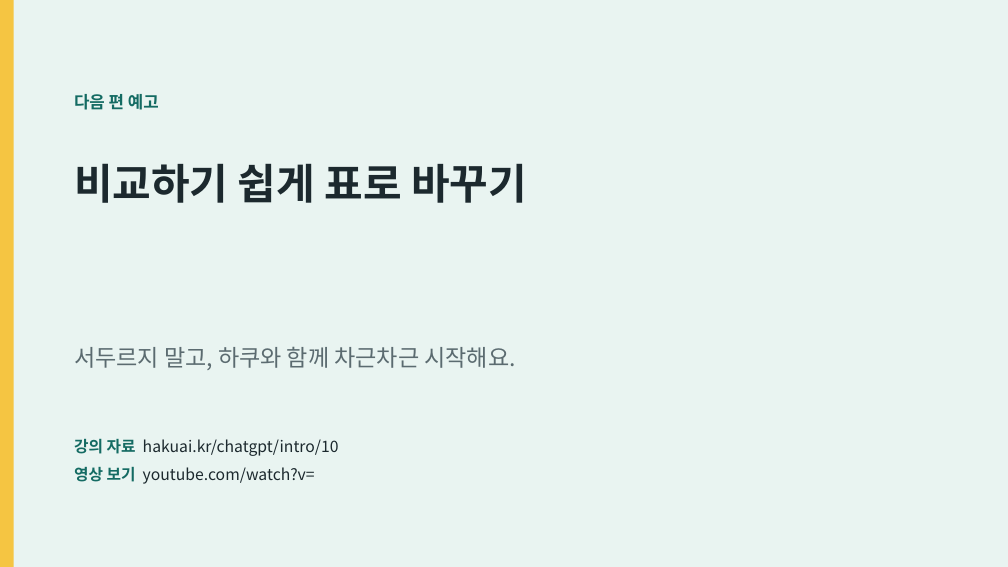
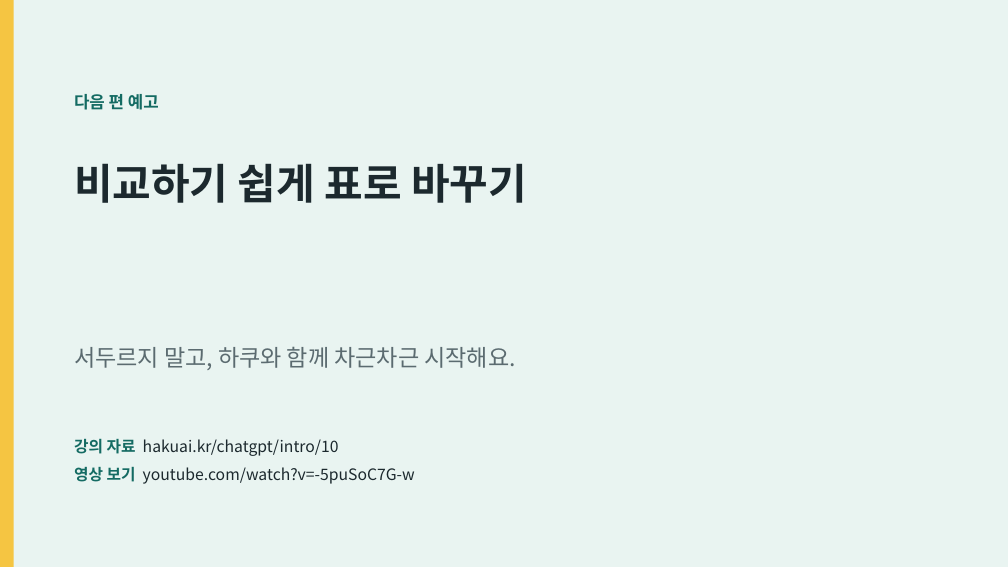
Before and after one commit to kenman008383/hakuai.kr, a slide deck: slide 11 of public/files/chatgpt/intro/10/hakuai-chatgpt-intro-10.pptx. Drawn at 1008x567 pixels with LibreOffice and Linux fonts; fonts in the diff are those of the drawing. Boxes give left, top, right and bottom in pixels: in the first picture for what was removed or moved away, otherwise in the second. Text is boxed around its words. In the diff, an @@ line names an element or a change of style, - is before the commit and + after.

```diff
--- a/public/files/chatgpt/intro/10/hakuai-chatgpt-intro-10.pptx
+++ b/public/files/chatgpt/intro/10/hakuai-chatgpt-intro-10.pptx
@@ text at box(74, 467, 415, 484): text changed @@
-영상 보기 youtube.com/watch?v=
+영상 보기 youtube.com/watch?v=-5puSoC7G-w
```
Also in this commit, not shown: 1 other slide changed, 2 other files.
